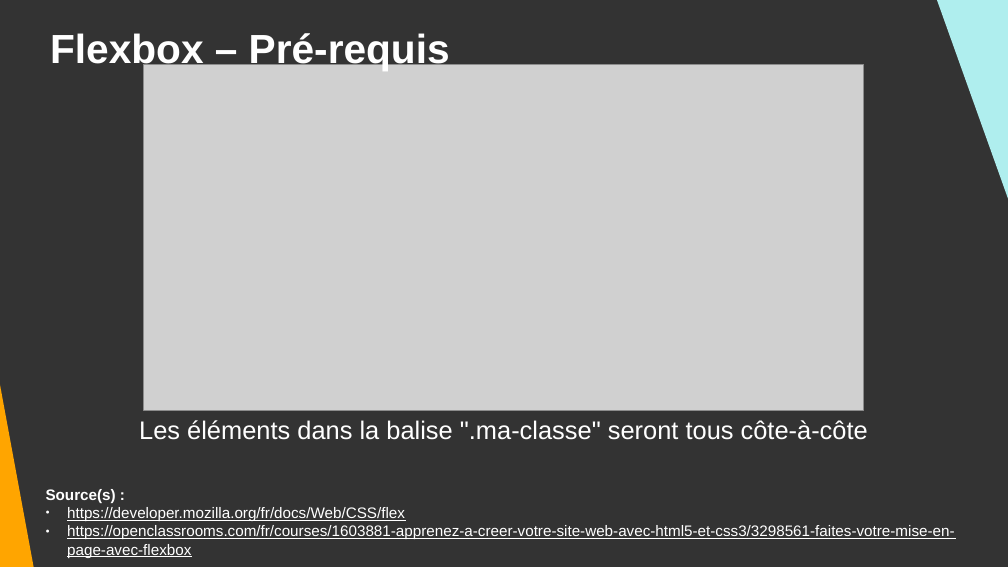
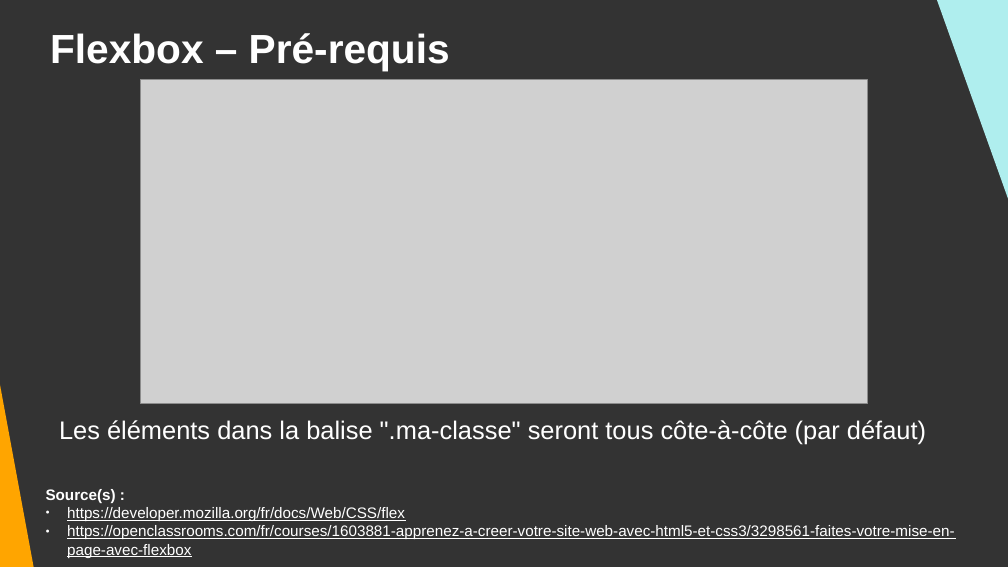
Before and after one commit to DanYellow/cours, a slide deck: slide 13 of integration-web-s1/travaux-pratiques/numero-8/presentation.odp. Drawn at 1008x567 pixels with LibreOffice and Linux fonts; fonts in the diff are those of the drawing; grey boxes stand for pictures. Boxes give left, top, right and bottom in pixels: in the first picture for what was removed or moved away, otherwise in the second. Text is boxed around its words. In the diff, an @@ line names an element or a change of style, - is before the commit and + after.

```diff
--- a/integration-web-s1/travaux-pratiques/numero-8/presentation.odp
+++ b/integration-web-s1/travaux-pratiques/numero-8/presentation.odp
@@ picture resized from (x1=144, y1=65, x2=863, y2=411) to (x1=141, y1=80, x2=868, y2=403) @@
@@ title at (x1=59, y1=420, x2=926, y2=444): text changed @@
-Les éléments dans la balise ".ma-classe" seront tous côte-à-côte
+Les éléments dans la balise ".ma-classe" seront tous côte-à-côte (par défaut)
```
Also in this commit, not shown: 3 other slides changed, 1 slide added, 1 slide removed, 2 other files.
